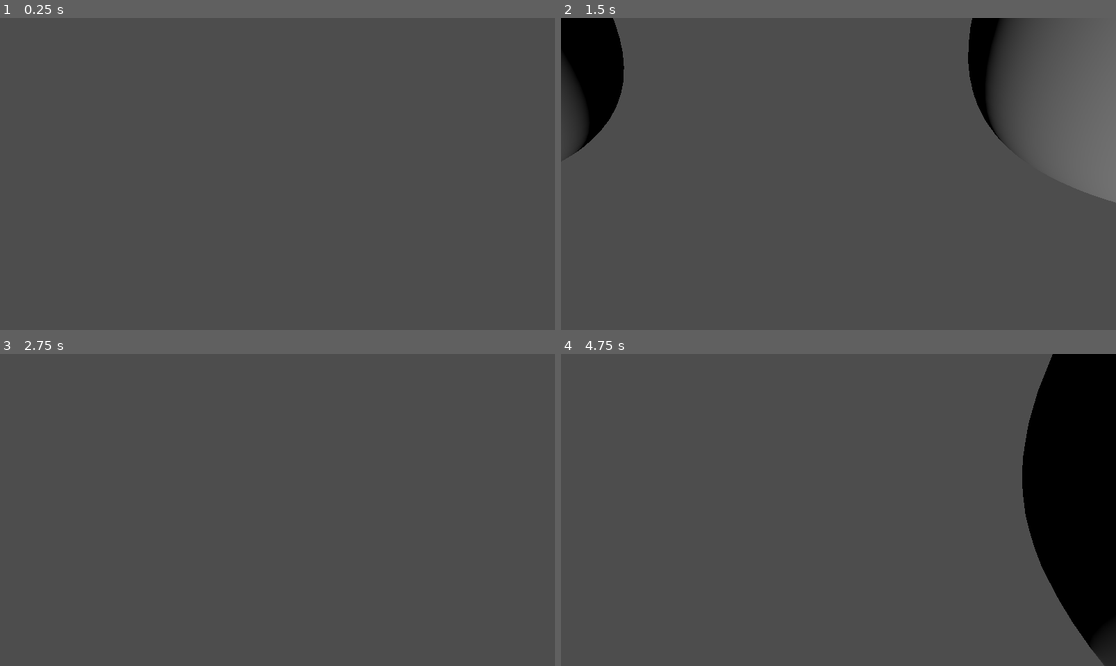
Above: before the commit, frames 1-4 (two rows, left to right).
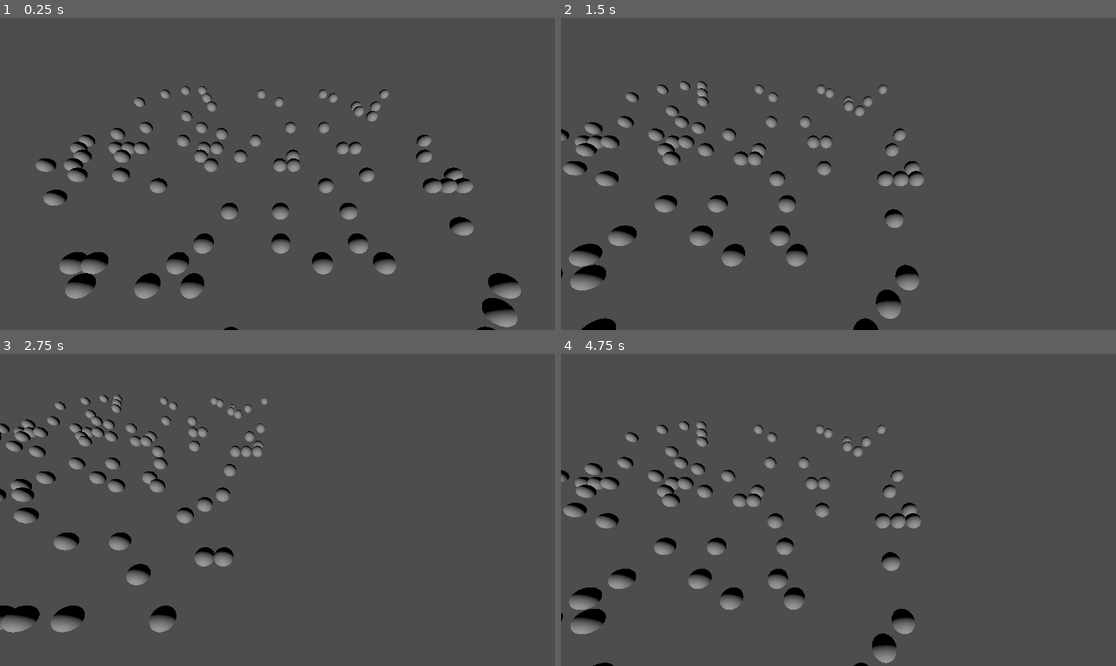
Above: after the commit, the same moments.

Repository: MrNavaStar/void.sys
Game: Godot game, scene res://scenes/world.tscn
Same seed, same stepped clock (60 frames per second), same inputs: the game is played once before the commit and once after it. The project has no main scene, so this scene is started directly.
Inputs (mouse positions are in pixels of both pictures, inside the frame that each line leads up to):
- Up to frame 1 (0.25 s): no input
- Up to frame 2 (1.5 s): tap Enter at 0.5 s; move the mouse to (960, 158) at 0.52 s; hold D (right) 0.53-1.28 s; tap Mouse wheel up (zoom_in) at 0.6 s; move the mouse to (727, 189) at 1.27 s; hold S (down) from 1.28 s (still down); tap Mouse wheel down (zoom_out) at 1.35 s
- Up to frame 3 (2.75 s): move the mouse to (333, 441) at 2.02 s; release S (down) at 2.03 s; hold D (right) from 2.03 s (still down); tap Mouse wheel up (zoom_in) at 2.1 s
- Up to frame 4 (4.75 s): move the mouse to (810, 572) at 2.77 s; release D (right) at 2.78 s; hold W (up) 2.78-3.53 s; tap Mouse wheel down (zoom_out) at 2.85, 4.35 s; move the mouse to (1005, 556) at 3.52 s; hold A (left) from 3.53 s (still down); tap Mouse wheel up (zoom_in) at 3.6 s; move the mouse to (672, 463) at 4.27 s

The runs differ from the first frame. In frame 1, 6.5% of the frame differs, in the area x 6-94%, y 21-100%; in frame 2, 14%; in frame 3, 4.7%; in frame 4, 18%, in the area x 0-100%, y 0-100%.

Commit message:
polish camera rig

Diff:
--- a/scenes/world.tscn
+++ b/scenes/world.tscn
@@ -10,7 +10,7 @@
 transform = Transform3D(1, 0, 0, 0, 1, 0, 0, 0, 1, 0, 61.8032, 58.6319)
 
 [node name="Camera Rig" type="Node3D" parent="."]
-transform = Transform3D(1, 0, 0, 0, 1, 0, 0, 0, 1, 0, 10, 0)
+transform = Transform3D(1, 0, 0, 0, 1, 0, 0, 0, 1, 16.8256, 10, 23.9139)
 script = ExtResource("2_4wyf3")
 
 [node name="ZoomPivot" type="Node3D" parent="Camera Rig"]
--- a/scripts/camera_controller.gd
+++ b/scripts/camera_controller.gd
@@ -1,13 +1,15 @@
 extends Node3D
 
 @export var speed = 0.2
-@export var zoom_speed = 0.2
+@export var zoom_speed = 1
+@export var zoom_min = -10
+@export var zoom_max = 15
 
 @onready var camera = $ZoomPivot/Camera3D
 var target: Vector3
 var zoom_target: float
 
-func _on_ready() -> void:
+func _ready() -> void:
 	target = position
 	zoom_target = camera.position.z
 
@@ -17,5 +19,5 @@
 	position = lerp(position, target, 0.05)
 
 	var zoom_direction = int(Input.is_action_just_released("zoom_out")) - int(Input.is_action_just_released("zoom_in"))
-	zoom_target += zoom_direction * speed
+	zoom_target = clamp(zoom_target + zoom_direction * zoom_speed, zoom_min, zoom_max)
 	camera.position.z = lerp(camera.position.z, zoom_target, 0.1)
--- a/scripts/world.gd
+++ b/scripts/world.gd
@@ -12,7 +12,7 @@
 		instance.set_position(Vector3(x, 0, z))
 		add_child(instance)
 
-func _on_ready() -> void:
+func _ready() -> void:
 	#seed(12345)
 	var planet = preload("res://scenes/planet.tscn")
 
